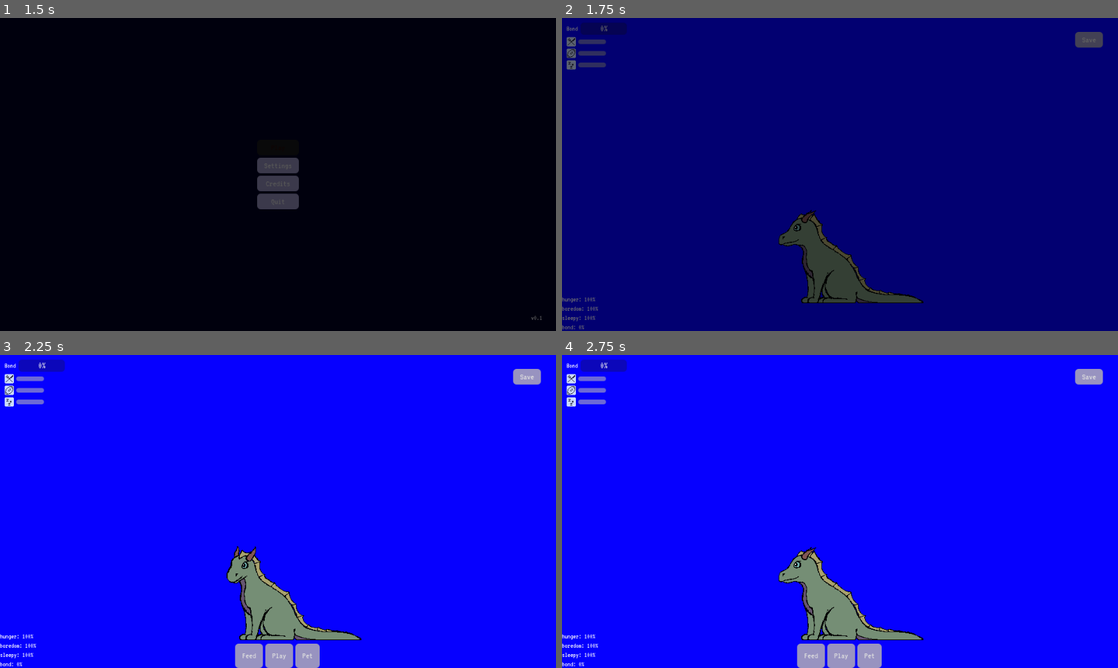
Above: before the commit, frames 1-4 (two rows, left to right).
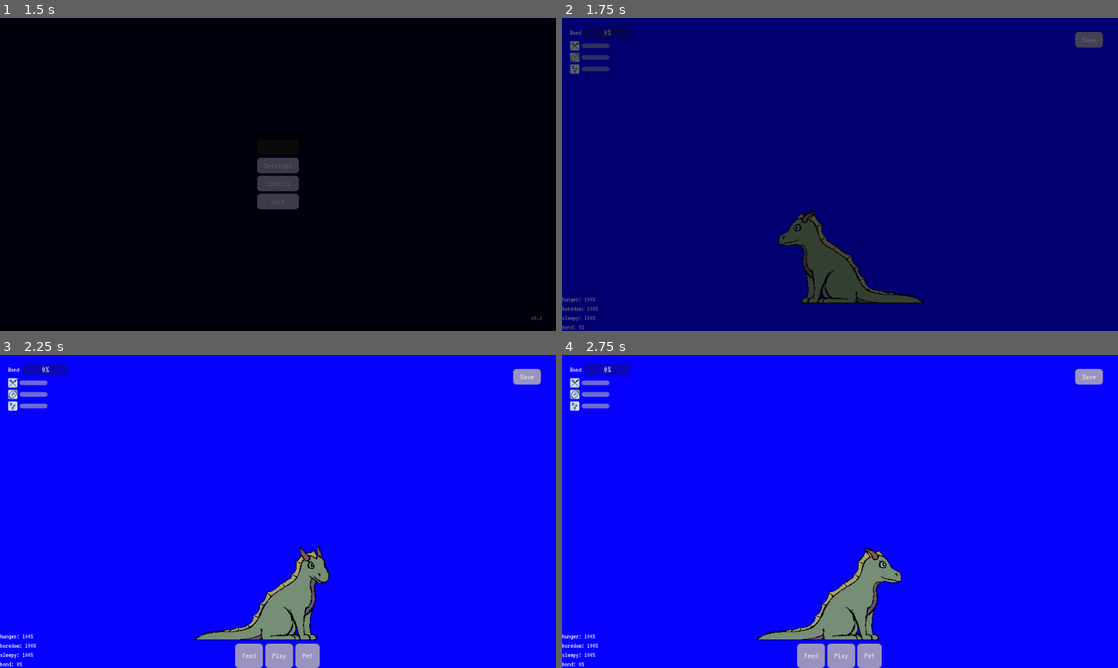
Above: after the commit, the same moments.

Repository: JeremyMarkWilcox/Pet-Game
Game: Godot game, scene res://core/ui/boot.tscn
Two runs of this game, one before a commit and one after it. Both use one fixed random seed, a clock stepped at 60 frames per second and the inputs below. Sound files missing from this copy of the repository are replaced by a short silence.
Inputs (mouse positions are in pixels of both pictures, inside the frame that each line leads up to):
- Up to frame 1 (1.5 s): click "Play" at 0.5 s; click "Play" at 1.25 s
- Up to frame 2 (1.75 s): no input
- Up to frame 3 (2.25 s): tap Enter at 2 s; move the mouse to (278, 605) at 2.02 s; hold Right (ui_right) from 2.03 s (still down); click (278, 605) at 2.17 s
- Up to frame 4 (2.75 s): keep holding Right (ui_right)

Frame 1 is identical in both runs. In frame 2, 0.9% of the frame differs, in the area x 0-13%, y 1-18%; in frame 3, 4.2%; in frame 4, 4.4%, in the area x 0-65%, y 1-92%.

Commit message:
Roaming

Diff:
--- a/game/game.tscn
+++ b/game/game.tscn
@@ -1,6 +1,7 @@
 [gd_scene format=3 uid="uid://dpeqdxb317lrk"]
 
 [ext_resource type="Script" uid="uid://qy4it252asph" path="res://game/game.gd" id="1_qdja7"]
+[ext_resource type="Script" uid="uid://h8l8e15od7sr" path="res://game/pet/pet_brain.gd" id="2_dxwpq"]
 [ext_resource type="PackedScene" uid="uid://clc41ipfan7bu" path="res://core/ui/pause_menu.tscn" id="2_m71xk"]
 [ext_resource type="PackedScene" uid="uid://dr52lc4bvyyj7" path="res://core/ui/settings_menu.tscn" id="3_m71xk"]
 [ext_resource type="Script" uid="uid://bab0dwbj30llf" path="res://game/pet/needs/needs_system.gd" id="3_vsp63"]
@@ -32,6 +33,11 @@
 pause_menu = NodePath("Menus/PauseMenu")
 needs_system = NodePath("Systems/NeedsSystem")
 
+[node name="PetBrain" type="Node" parent="." unique_id=702425415 node_paths=PackedStringArray("pet")]
+script = ExtResource("2_dxwpq")
+pet = NodePath("../Pet")
+walk_speed = 16.0
+
 [node name="Systems" type="Node" parent="." unique_id=1045684030]
 
 [node name="NeedsSystem" type="Node" parent="Systems" unique_id=2082929055]
@@ -57,6 +63,7 @@
 color = Color(0.023529412, 0, 1, 1)
 
 [node name="NeedsDebugLabel" type="Label" parent="." unique_id=763086249 node_paths=PackedStringArray("needs_system", "bond_system")]
+visible = false
 layout_mode = 1
 anchors_preset = 2
 anchor_top = 1.0
@@ -79,10 +86,10 @@
 
 [node name="StatusPanel" type="VBoxContainer" parent="." unique_id=1050979910 node_paths=PackedStringArray("needs_system", "bond_system", "bond_bar")]
 layout_mode = 1
-offset_left = 8.0
-offset_top = 8.0
-offset_right = 48.0
-offset_bottom = 48.0
+offset_left = 14.0
+offset_top = 15.0
+offset_right = 118.0
+offset_bottom = 55.0
 script = ExtResource("11_pxxsx")
 needs_system = NodePath("../Systems/NeedsSystem")
 bond_system = NodePath("../Systems/BondSystem")
@@ -108,9 +115,10 @@
 anchor_top = 1.0
 anchor_right = 0.5
 anchor_bottom = 1.0
-offset_left = -74.0
-offset_top = -42.0
-offset_right = 74.0
+offset_left = -351.0
+offset_top = -533.0
+offset_right = -203.0
+offset_bottom = -491.0
 grow_horizontal = 2
 grow_vertical = 0
 script = ExtResource("11_ln7ps")
--- a/game/pet/interaction_panel.gd
+++ b/game/pet/interaction_panel.gd
@@ -15,6 +15,21 @@
 
 func _on_pet_clicked() -> void:
 	visible = not visible
+	if visible:
+		_follow_pet()
+
+
+func _process(_delta: float) -> void:
+	if visible:
+		_follow_pet()
+
+
+## Sits centered under the pet's feet, kept on screen.
+func _follow_pet() -> void:
+	var screen := get_parent_area_size()
+	var x := pet.position.x + (pet.size.x - size.x) * 0.5
+	var y := pet.position.y + pet.size.y + 2.0
+	position = Vector2(clampf(x, 0.0, screen.x - size.x), clampf(y, 0.0, screen.y - size.y))
 
 
 func _input(event: InputEvent) -> void:
--- a/game/pet/pet.gd
+++ b/game/pet/pet.gd
@@ -23,13 +23,43 @@
 @export var growl_sound: AudioStream ## Optional
 
 var _annoyances: Array[float] = []
+var _bubble_rest_x := 0.0
 
 func _ready() -> void:
+	_bubble_rest_x = need_bubble.position.x
 	sprite.animation_finished.connect(_on_animation_finished)
 	needs_system.need_changed.connect(_on_need_changed)
 	needs_system.action_handled.connect(_on_action_handled)
 	sprite.play(&"idle")
 	_update_bubble()
+
+
+## True while a reaction plays (eat, play, pet, decline, growl).
+func is_busy() -> bool:
+	return sprite.animation != &"idle" and sprite.animation != &"walk"
+
+
+## True while the pet is asking for a need (the bubble is showing).
+func is_asking() -> bool:
+	return _get_most_urgent_need() != null
+
+
+func play_walk() -> void:
+	sprite.play(&"walk")
+
+
+func stop_walking() -> void:
+	if sprite.animation == &"walk":
+		sprite.play(&"idle")
+
+
+## The art faces left; facing right mirrors it and moves the bubble to the other side of the head.
+func set_facing_right(right: bool) -> void:
+	sprite.flip_h = right
+	if right:
+		need_bubble.position.x = size.x - _bubble_rest_x - need_bubble.size.x
+	else:
+		need_bubble.position.x = _bubble_rest_x
 
 
 func _gui_input(event: InputEvent) -> void:
--- /dev/null
+++ b/game/pet/pet_brain.gd
@@ -0,0 +1,89 @@
+extends Node
+class_name PetBrain
+## Decides what the pet does on its own: sit for a while, walk to a random spot, repeat.
+## Holds still while roaming is off, while the pet asks for something, during reactions,
+## and for a moment after it's clicked.
+
+enum State { IDLE, WALK }
+
+@export var pet: Pet
+@export_range(5.0, 120.0, 1.0, "suffix:px/s") var walk_speed := 30.0
+@export_range(0.5, 30.0, 0.5, "suffix:s") var idle_time_min := 3.0
+@export_range(0.5, 30.0, 0.5, "suffix:s") var idle_time_max := 8.0
+@export_range(0.0, 600.0, 10.0, "suffix:px") var min_walk_distance := 80.0
+@export_range(0.0, 200.0, 1.0, "suffix:px") var edge_margin := 8.0
+## How long the pet stays put after being clicked.
+@export_range(0.0, 30.0, 0.5, "suffix:s") var attention_time := 8.0
+
+## Turned off by things like the future focus timer.
+var roaming_enabled := true
+
+var _state := State.IDLE
+var _idle_left := 0.0
+var _target_x := 0.0
+
+
+func _ready() -> void:
+	pet.clicked.connect(_on_pet_clicked)
+	_idle_left = randf_range(idle_time_min, idle_time_max)
+
+
+func _process(delta: float) -> void:
+	if not _can_move():
+		_hold()
+		return
+	match _state:
+		State.IDLE:
+			_idle_left -= delta
+			if _idle_left <= 0.0:
+				_start_walk()
+		State.WALK:
+			_walk(delta)
+
+
+func _can_move() -> bool:
+	return roaming_enabled and not pet.is_busy() and not pet.is_asking()
+
+
+func _start_walk() -> void:
+	var min_x := edge_margin
+	var max_x := pet.get_parent_area_size().x - pet.size.x - edge_margin
+	if max_x <= min_x:
+		_idle_left = idle_time_max
+		return
+	for attempt in 5: # try a few times to find a spot that's worth walking to
+		_target_x = randf_range(min_x, max_x)
+		if absf(_target_x - pet.position.x) >= min_walk_distance:
+			break
+	_state = State.WALK
+	pet.set_facing_right(_target_x > pet.position.x)
+	pet.play_walk()
+
+
+func _walk(delta: float) -> void:
+	var step := walk_speed * delta
+	var distance := _target_x - pet.position.x
+	if absf(distance) <= step:
+		pet.position.x = _target_x
+		_finish_walk()
+	else:
+		pet.position.x += signf(distance) * step
+
+
+func _finish_walk() -> void:
+	_state = State.IDLE
+	_idle_left = randf_range(idle_time_min, idle_time_max)
+	pet.stop_walking()
+
+
+## Stop mid-walk without cutting off a reaction animation.
+func _hold() -> void:
+	if _state == State.WALK:
+		_finish_walk()
+
+
+func _on_pet_clicked() -> void:
+	_hold()
+	_idle_left = maxf(_idle_left, attention_time)
+	# Face the side that was clicked: tail side = turn around, head side = stay.
+	pet.set_facing_right(pet.get_local_mouse_position().x > pet.size.x * 0.5)
Not shown, added: game/pet/pet_brain.gd.uid
